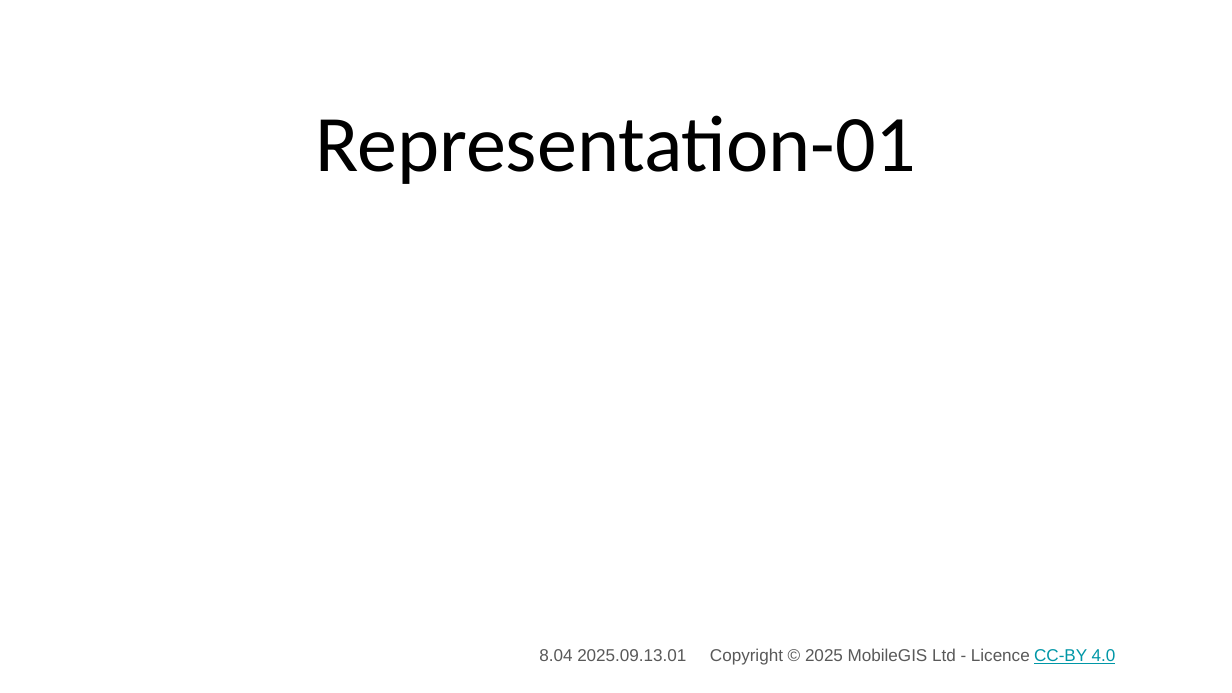
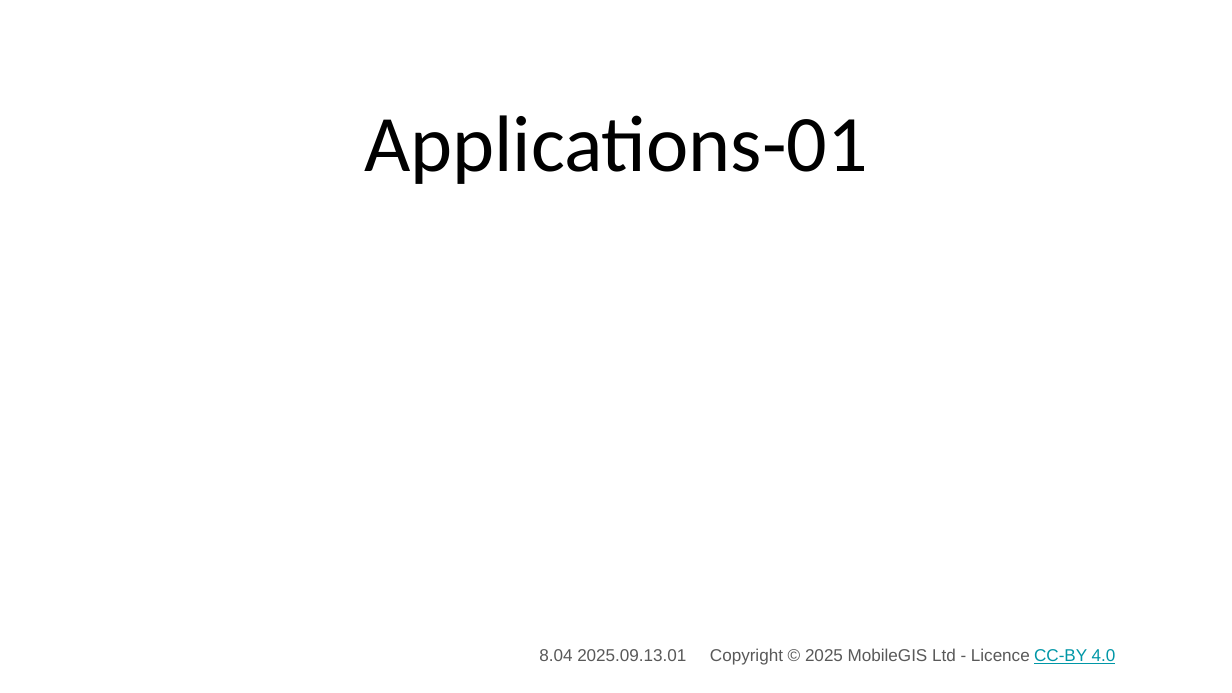
Before and after one commit to 3DXScape/PoseBits, a slide deck: slide 13 of Slides/Applications/Pose_Applications_01.pptx. Drawn at 1232x693 pixels with LibreOffice and Linux fonts; fonts in the diff are those of the drawing; background and template pictures are left out. Boxes give left, top, right and bottom in pixels: in the first picture for what was removed or moved away, otherwise in the second. Text is boxed around its words. In the diff, an @@ line names an element or a change of style, - is before the commit and + after.

```diff
--- a/Slides/Applications/Pose_Applications_01.pptx
+++ b/Slides/Applications/Pose_Applications_01.pptx
@@ title at [364, 115, 868, 184]: text changed @@
-Representation-01
+Applications-01
```
Also in this commit, not shown: 15 other slides changed, 6 other files.
